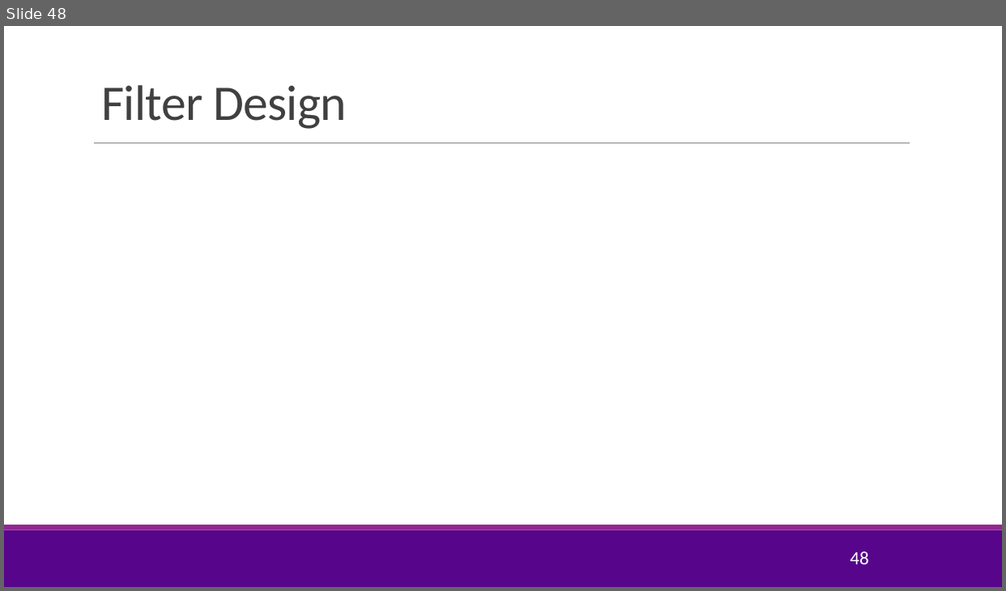
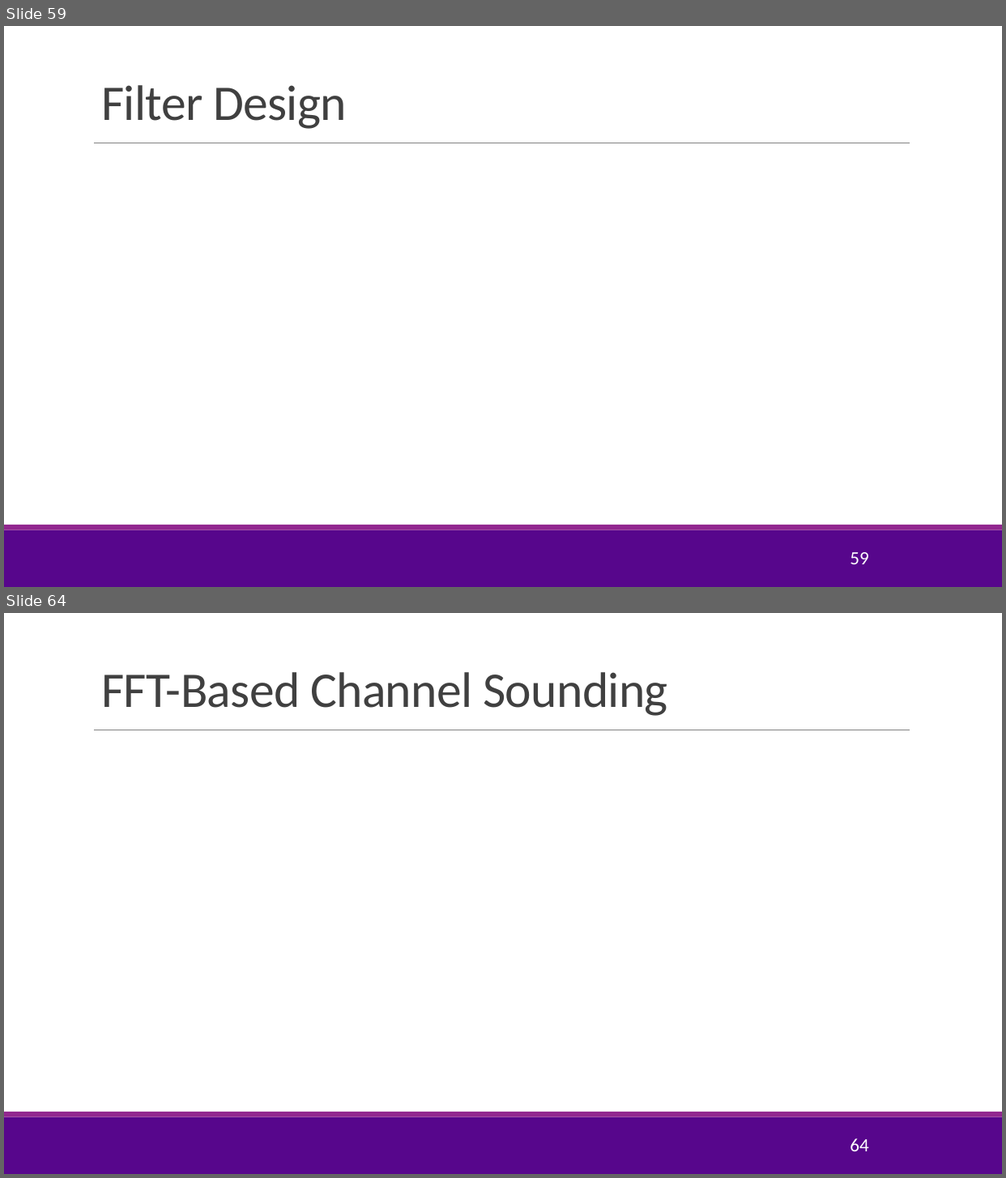
Before and after one commit to sdrangan/digitalcomm, a slide deck: Lectures/Unit03_RxFilter.pptx. Shown one above the other, each under a label of ours: slide 48 before the commit, slides 59 and 64 after it; the slides between them are not shown. The pictures are 1006x591 and 1006x1178 pixels, drawn with LibreOffice and Linux fonts; fonts in the diff are those of the drawing; grey boxes stand for pictures; background and template pictures are left out. Boxes give left, top, right and bottom in pixels: in the first picture for what was removed or moved away, otherwise in the second. Text is boxed around its words. In the diff, an @@ line names an element or a change of style, - is before the commit and + after.

```diff
--- a/Lectures/Unit03_RxFilter.pptx
+++ b/Lectures/Unit03_RxFilter.pptx
@@ slide 64 added at (4,613,1002,1174), background #FFFFFF; not listed: 3 template elements that a slide beside it also shows @@
@@ title added at (101,672,668,716), 48 pt, text #404040 @@
+FFT-Based Channel Sounding
@@ page number added at (850,1139,868,1152), 18 pt, text #FFFFFF @@
+64
@@ what was slide 48 is now slide 59 @@
@@ page number at (850,552,868,565): text changed @@
-48
+59
```
Also in this commit, not shown: 6 slides changed, 14 other slides added, 3 other files.
